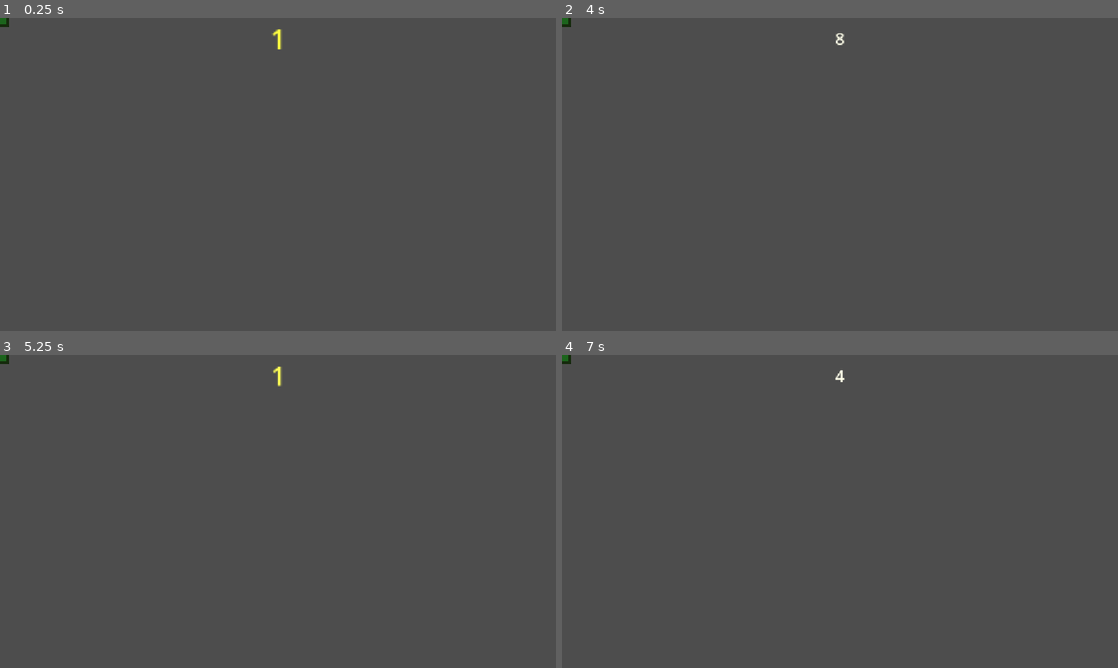
Above: before the commit, frames 1-4 (two rows, left to right).
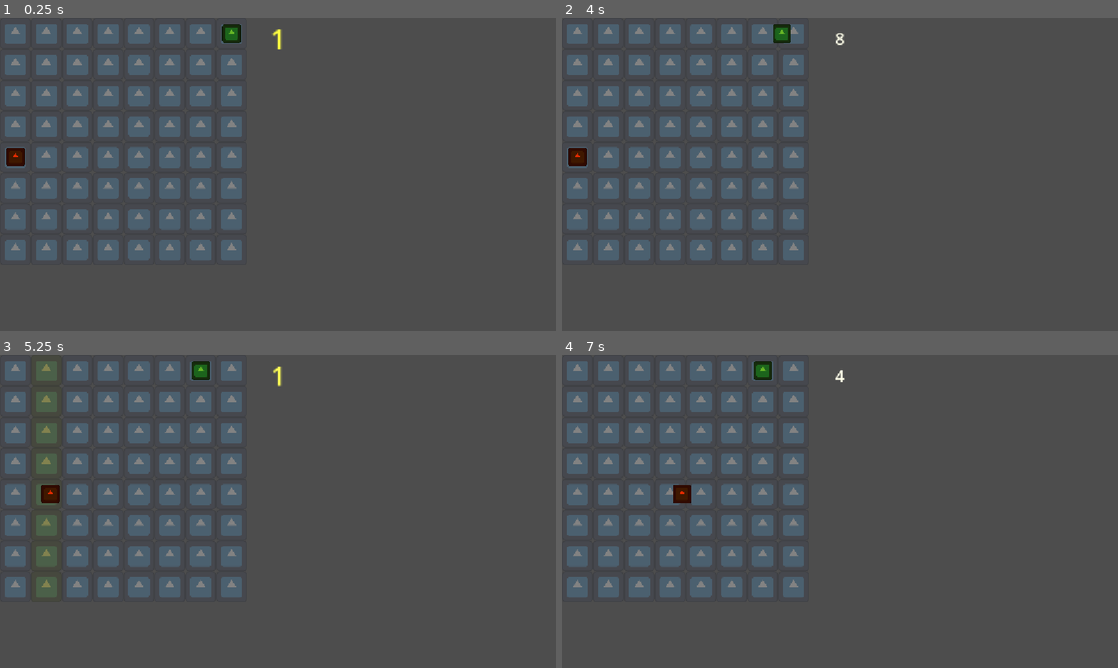
Above: after the commit, the same moments.

Repository: pgpais/gmtk-2026
Game: Godot game, scene res://main.tscn
The game is run twice, just before and just after one commit, with the same random seed, the same clock (stepped at 60 frames per second) and the same inputs. The engine's default icon, where the game draws it, is replaced by a stand-in: a white triangle on a blue panel in a dark square.
Inputs (mouse positions are in pixels of both pictures, inside the frame that each line leads up to):
- Up to frame 1 (0.25 s): no input
- Up to frame 2 (4 s): tap Enter at 0.5, 2, 3.5 s; move the mouse to (962, 158) at 0.52 s; tap Space (move_ticker) at 0.6, 1.25, 1.35, 2.1, 2.75, 2.85, 3.6 s; move the mouse to (728, 190) at 1.27 s; move the mouse to (895, 105) at 2.02 s; move the mouse to (812, 237) at 2.77 s; move the mouse to (1006, 221) at 3.52 s
- Up to frame 3 (5.25 s): move the mouse to (111, 464) at 4.27 s; tap Space (move_ticker) at 4.35, 5.1 s; move the mouse to (305, 511) at 5.02 s
- Up to frame 4 (7 s): move the mouse to (756, 433) at 5.77 s; tap Space (move_ticker) at 5.85, 6.6 s; move the mouse to (962, 495) at 6.52 s

The runs differ from the first frame. In frame 1, 16% of the frame differs, in the area x 0-44%, y 0-78%; in frame 2, 16%; in frame 3, 14%; in frame 4, 16%.
Error before the commit: Parse Error: Could not parse global class "Entity" from "res://entities/entity.gd". (res://map/tile.gd:15)

Commit message:
fixed small error in enemy

Diff:
--- a/entities/entity.gd
+++ b/entities/entity.gd
@@ -76,7 +76,6 @@
 		collide(new_layer_index, new_tile_index) # animation colliding but stays in the same tile
 		return
 
-	var target_tile = grid_map.get_tile(new_layer_index, current_tile.tile_index)
 	if (new_tile_index < 0 or new_tile_index >= len(grid_map.columns[new_layer_index].tiles)): # if it's already on the top/bottom edge
 		collide(new_layer_index, new_tile_index) # animation colliding but stays in the same tile
 		return
